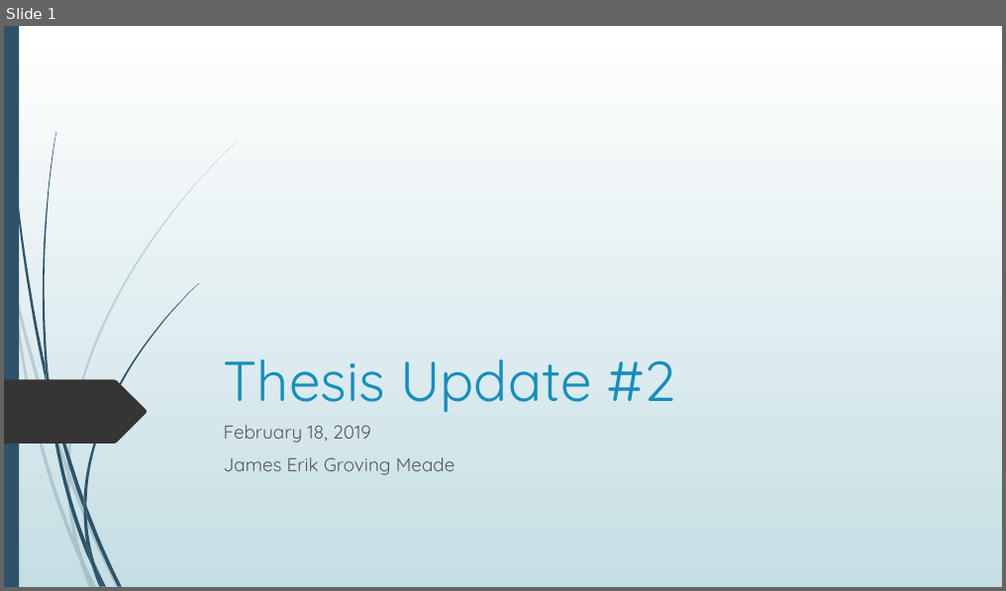
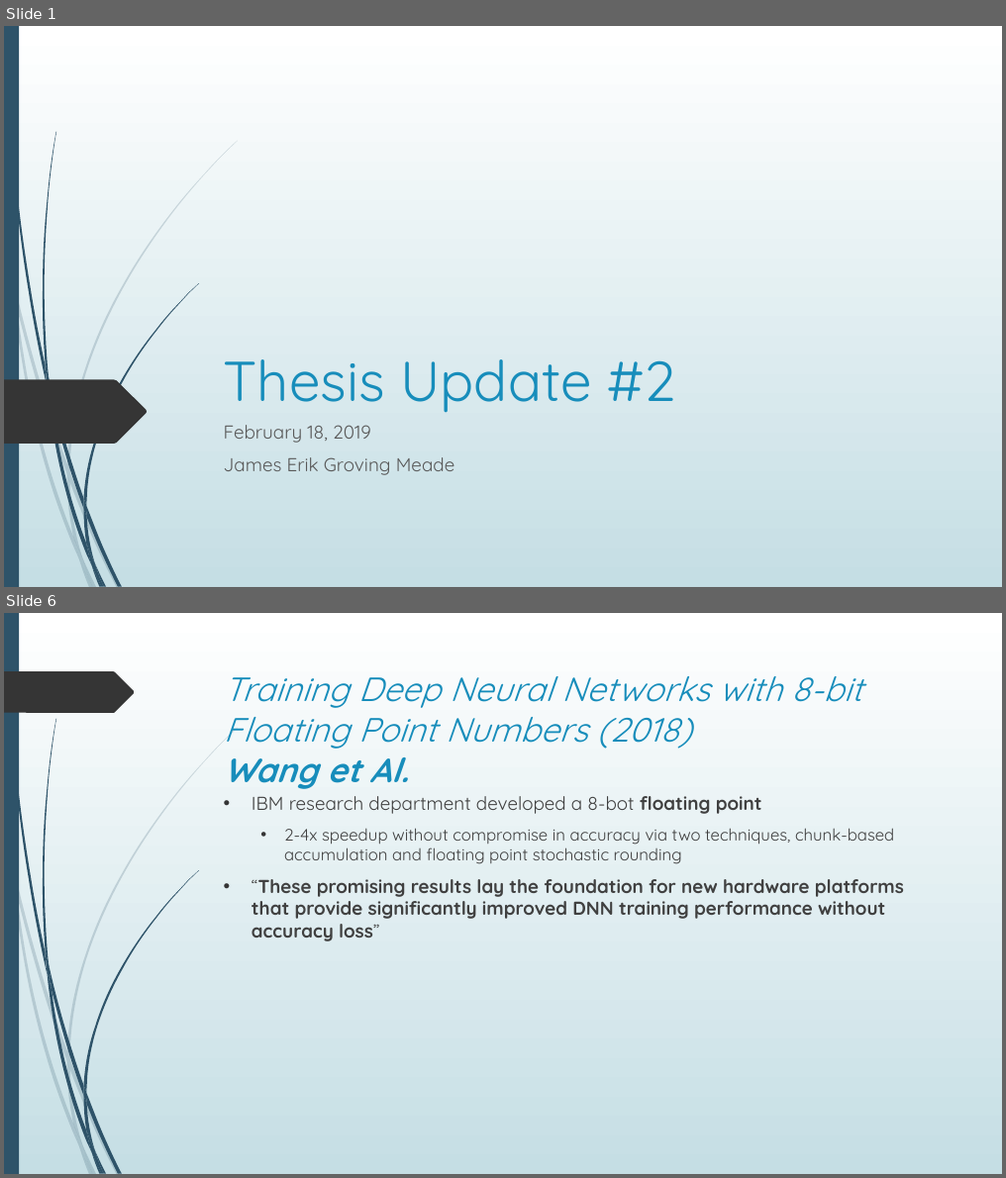
Before and after one commit to erikgroving/NeuralNetworkHardwareAccelerator, a slide deck: WeeklyPresentations/update2_02_18.pptx. Shown one above the other, each under a label of ours: slide 1 before the commit, slides 1 and 6 after it; the slides between them are not shown. The pictures are 1006x591 and 1006x1178 pixels, drawn with LibreOffice and Linux fonts; fonts in the diff are those of the drawing. Boxes give left, top, right and bottom in pixels: in the first picture for what was removed or moved away, otherwise in the second. Text is boxed around its words. In the diff, an @@ line names an element or a change of style, - is before the commit and + after.

```diff
--- a/WeeklyPresentations/update2_02_18.pptx
+++ b/WeeklyPresentations/update2_02_18.pptx
@@ slide 6 added at (4,613,1002,1174), background gradient #FFFFFF to #C5DEE5; not listed: 23 template elements that a slide beside it also shows @@
@@ freeform shape added at (4,671,135,713), fill #353535 @@
@@ title added at (224,676,862,789), 32.4 pt, text #178DBB, italic @@
+Training Deep Neural Networks with 8-bit Floating Point Numbers (2018)
+Wang et Al.
@@ text added at (252,796,904,942), 18 pt, text #404040 @@
+• IBM research department developed a 8-bot floating point
+  • 2-4x speedup without compromise in accuracy via two techniques, chunk-based accumulation and floating point stochastic rounding
+• “These promising results lay the foundation for new hardware platforms that provide significantly improved DNN training performance without accuracy loss”
```
Also in this commit, not shown: 6 other slides added, 1 other file.
